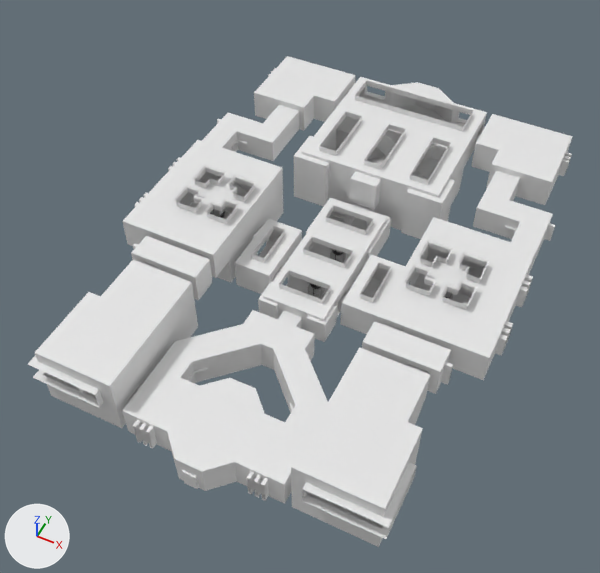
One commit to the Blender file Maps/BotSim/Temple/Temple.blend: the scene before it, then after it.
Camera for both pictures: a camera (50 mm lens) standing at (36.2, -82.1, 97.8) and looking at (-0.7, -8.2, 5.4). The axes (+X, +Y, +Z) are drawn at lower left. The lights are the same throughout. Objects named as collision shapes, trigger or cutter boxes, shadow casters or lower levels of detail are left out.

Objects in the first picture: 'BottomSideConnector-col', 'BottomSideRoom-col', 'CenterRoom-col', 'DoorwayDeep1-col', 'DoorwayDeep2-col', 'Entrance-col', 'LargePillar3-col', 'LargePillar4-col', 'LargeShelves-col', 'MidSideRoom-col', 'MiddleSideRoom-col', 'SmallPillar1-col', 'SmallPillar2-col', 'TempleRoom-col', 'TopSideConnector-col', 'TopSideRoom-col'.
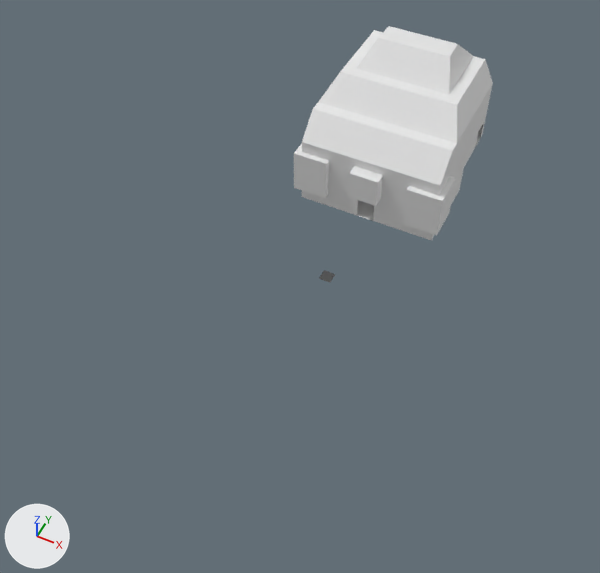
Changed parts and their boxes (x1, y1, x2, y2) in the pictures (600 x 573 px):
'BottomSideRoom-col', hidden: before (28, 260, 430, 547)
'TempleRoom-col', reshaped (58% taller): before (294, 77, 487, 239); after (294, 26, 493, 282)
'MidSideRoom-col', hidden: before (123, 140, 536, 380)
'Entrance-col', hidden: before (123, 310, 328, 504)
'TopSideRoom-col', hidden: before (254, 56, 573, 205)
'CenterRoom-col', hidden: before (258, 198, 391, 342)
'TopSideConnector-col', hidden: before (202, 105, 555, 271)
'MiddleSideRoom-col', hidden: before (235, 219, 405, 334)
'BottomSideConnector-col', hidden: before (131, 236, 453, 394)
'DoorwayDeep2-col', hidden: before (278, 311, 302, 329)
'DoorwayDeep1-col', hidden: before (350, 204, 374, 231)
'SmallPillar1-col', hidden: before (308, 282, 325, 299)
'SmallPillar2-col', hidden: before (330, 248, 346, 263)
'LargePillar3-col', hidden: before (210, 206, 229, 219)
'LargeShelves-col', hidden: before (309, 210, 345, 246)
'LargePillar4-col', hidden: before (444, 292, 453, 300)

What the commit changed:
me_cube_003 is used by ob_templeroom_col; location (0.0, 0.0, 0.0).
me_cube_003 had 88 vertices, 77 faces and spanned x 0.0..13.0, y 13.0..42.0, z 0.0..11.0.
me_cube_003 now has 82 vertices, 72 faces and spans x -1.0..13.0, y -1.0..42.0, z 0.0..24.0.
Part 1, on me_cube_003:
30 vertices are removed from x 0.0..13.0, y 14.0..39.0, z 9.5..11.0.
38 faces are deleted.
6 vertices in x 7.0..13.0, y 14.0..20.0, z 0.5 move by (0.0, 0.0, 2.0).
4 vertices in x 0.0, y 13.0..15.0, z 4.5..9.5 move by (0.0, 0.0, 1.0).
3 vertices in x 2.2, y 13.0..15.0, z 4.5..9.5 move by (0.3, 0.0, 1.0).
3 vertices in x 7.0..13.0, y 14.0..20.0, z 9.5 move by (0.0, 0.0, 0.5).
4 vertices move from x 0.0..6.0, y 39.0..42.0, z 10.0 to x 0.0..6.0, y 39.0..42.0, z 17.0..20.0.
18 vertices are added at x -1.0..13.0, y -1.0..39.0, z 0.0..24.0.
6 new vertices lie (0.0, 2.0, 0.0) away from vertices in x -1.0..12.0, y -1.0..25.0, z 0.0..20.0.
33 new faces join them.
Object 'DoorwayDeep1-col' (ob_doorwaydeep1_col) is now hidden.
Object 'MiddleSideRoom-col' (ob_middlesideroom_col) is now hidden.
Object 'DoorwayDeep2-col' (ob_doorwaydeep2_col) is now hidden.
Object 'MidSideRoom-col' (ob_midsideroom_col) is now hidden.
Object 'TopSideRoom-col' (ob_topsideroom_col) is now hidden.
Object 'TopSideConnector-col' (ob_topsideconnector_col) is now hidden.
Object 'BottomSideConnector-col' (ob_bottomsideconnector_col) is now hidden.
Object 'BottomSideRoom-col' (ob_bottomsideroom_col) is now hidden.
Object 'LargePillar3-col' (ob_largepillar3_col) is now hidden.
Object 'LargePillar4-col' (ob_largepillar4_col) is now hidden.
Object 'CenterRoom-col' (ob_centerroom_col) is now hidden.
Object 'SmallPillar1-col' (ob_smallpillar1_col) is now hidden.
Object 'SmallPillar2-col' (ob_smallpillar2_col) is now hidden.
Object 'LargeShelves-col' (ob_largeshelves_col) is now hidden.
Object 'Entrance-col' (ob_entrance_col) is now hidden.
